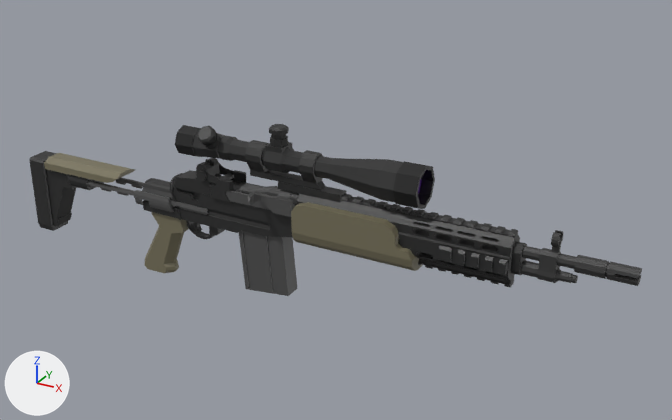
An edit to the Blender file EBR.blend, drawn before and after from the same camera.
Camera for both pictures: a 50 mm camera at (6.25, -9.96, 5.32) aimed at (0.61, 0.28, 0.2). Lighting does not change. The marker at lower left points along +X, +Y and +Z.

The scene before the commit, as lines of its bpy script (objects in view):
```python
me_cube_008 = bpy.data.meshes.new('Cube.008')
me_cube_008.from_pydata(...)  # 1785 vertices, 1445 faces; spans x -53.1..48.7, y -3.3..2.0, z -15.5..5.8
# faces by material slot: [852, 108, 254, 231]
me_cube_008.materials.append(mat_material_001)  # black #292929
me_cube_008.materials.append(mat_material_002)  # dark yellow #77725b
me_cube_008.materials.append(mat_material_003)  # dark grey #4e4e4e
me_cube_008.materials.append(mat_material_004)  # black #353535
me_cube_012 = bpy.data.meshes.new('Cube.012')
me_cube_012.from_pydata(...)  # 88 vertices, 86 faces; spans x -1.96..3.8, y -0.88..0.88, z -3.51..4.28
me_cube_012.materials.append(mat_material_008)  # dark grey #4e4e4e
me_cylinder_010 = bpy.data.meshes.new('Cylinder.010')
me_cylinder_010.from_pydata(...)  # 408 vertices, 390 faces; spans x -4.7..25.8, y -2.9..3.3, z -4.4..1.7
# faces by material slot: [276, 64, 50]
me_cylinder_010.materials.append(mat_material_005)  # black #292929
me_cylinder_010.materials.append(mat_material_006)  # black #111111
me_cylinder_010.materials.append(mat_material_007)  # purple #672fa9
ob_cube_006 = bpy.data.objects.new('Cube.006', me_cube_008)
ob_cube_006.location = (0.24, -0.01, 0.15)
ob_cube_006.scale = (0.0921, 0.154, 0.0921)
ob_cube_008 = bpy.data.objects.new('Cube.008', me_cube_012)
ob_cube_008.location = (-0.48, 0.0, -0.66)
ob_cube_008.scale = (0.143, 0.143, 0.143)
ob_cylinder_008 = bpy.data.objects.new('Cylinder.008', me_cylinder_010)
ob_cylinder_008.location = (-1.12, -0.14, 1.05)
ob_cylinder_008.rotation_euler = (0.788, 0.0, 0.0)  # degrees (45, 0, 0)
ob_cylinder_008.scale = (0.122, 0.122, 0.122)
```
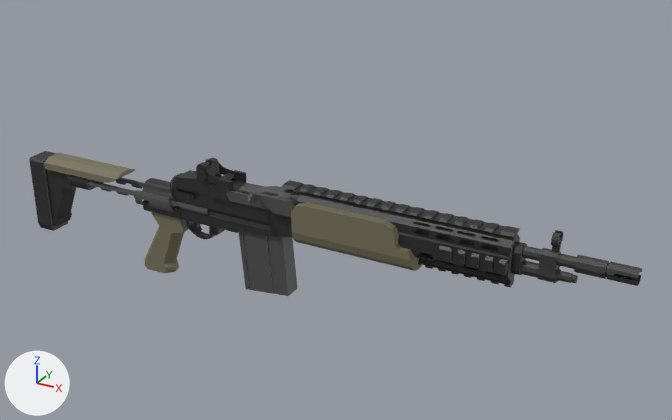
Boxes [x1, y1, x2, y2] around the edits, measured in the pictures (672 x 420 px; the box of a moved part takes in the faces that stretch with it):
'Cylinder.008', hidden (black): before [175, 124, 435, 209]
part 1 of me_cube_008, moved or reshaped: before [341, 194, 518, 237]; after [282, 180, 520, 237]
part 2 of me_cube_008, added: after [613, 268, 642, 286]

What the commit changed:
me_cube_008 is used by ob_cube_006; location (0.24, -0.01, 0.15); scale (0.0921, 0.154, 0.0921).
me_cube_008 had 1785 vertices, 1445 faces and spanned x -53.1..48.7, y -3.3..2.0, z -15.5..5.8.
me_cube_008 now has 1784 vertices, 1490 faces and spans x -53.1..48.7, y -3.3..2.0, z -15.5..5.8.
me_cube_008 part 1: 6 vertices moved from x 31.8..32.6, y -0.4..0.6, z 4.3..4.7 to x 30.9..32.6, y -0.7..0.9, z 4.4..4.8; 150 vertices removed from x -2.7..31.8, y -0.4..0.6, z 4.3..4.7; 122 vertices added at x -2.7..30.9, y -0.7..0.9, z 4.4..4.8.
me_cube_008 part 2: 29 vertices added at x 45.0..48.7, y -0.5..0.7, z 1.1..3.0.
Object 'Cylinder.008' (ob_cylinder_008) is now hidden.
